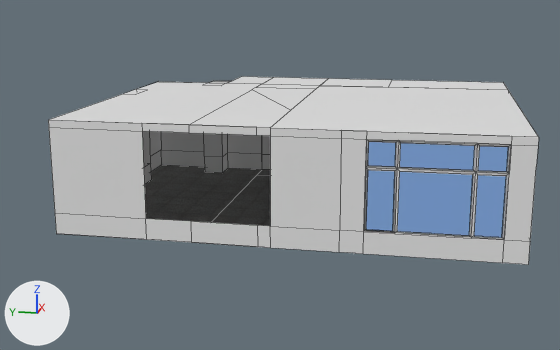
An edit to the FBX model Assets/Prefabs/Aula 203.fbx, drawn before and after from the same camera.
The view is the same before and after, from a 50 mm lens placed at (-43.4, -9.4, 12.5), pointed at (1.9, -0.4, 1.2). The lights are fixed; the arrows at lower left show +X, +Y and +Z. The first picture is the older version. Mesh edges are drawn as thin lines. Where no turn or scale is listed for an object, it has been applied to the vertices. Vertices at exactly the same position are counted once.

Objects in the first picture: 'Paredes', 'Piso', 'Techo', 'Ventana'.
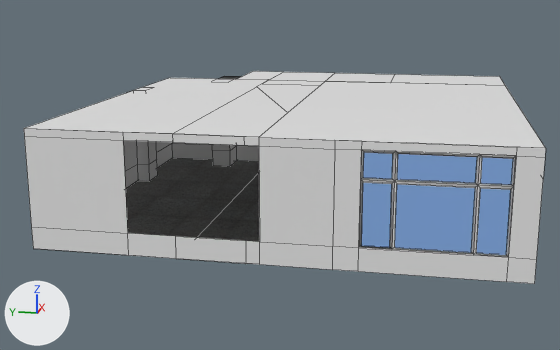
Where the newer file only moved an object's origin or applied its transform, the numbers keep the older frame.

Location of each change, (x1, y1, x2, y2) in pixels of the pictures (560 x 350 px):
```json
{"object": "Paredes", "change": "rescaled, turned", "before": [48, 76, 539, 265], "after": [24, 71, 546, 284]}
{"object": "Techo", "change": "rescaled", "before": [49, 82, 538, 137], "after": [26, 78, 545, 148], "on screen": "6% wider, 27% taller"}
{"object": "Ventana", "change": "moved", "before": [364, 140, 511, 240], "after": [359, 150, 516, 258]}
```

Edits to the scene script, one JSON object a line:
```json
{"block": "me_cube_006", "where": "# used by ob_ventana; location = (0.0, 0.0, 0.0)"}
{"op": "remove", "block": "me_cube_006", "code": "me_cube_006.from_pydata(...)  # 70 vertices, 64 faces; spans x -8.02..-7.91, y -12.87..-6.41, z 1.11..5.57"}
{"op": "add", "block": "me_cube_006", "code": "me_cube_006.from_pydata(...)  # 70 vertices, 64 faces; spans x -10.43..-10.29, y -12.87..-6.41, z 1.11..5.57"}
{"block": "me_cube_006", "change": "me_cube_006 part 1: the whole mesh is scaled about the mesh origin by (1.3, 1, 1)"}
{"block": "me_cube_001", "where": "# used by ob_paredes; location = (0.0, 0.0, 0.0); rotation_euler = (1.571, 0.0, 0.0), in degrees (90, 0, 0); scale = (0.01, 0.01, 0.01)"}
{"op": "remove", "block": "me_cube_001", "code": "me_cube_001.from_pydata(...)  # 172 vertices, 121 faces; spans x -802.0..1220.0, y 0.0..597.0, z -947.0..1401.0"}
{"op": "add", "block": "me_cube_001", "code": "me_cube_001.from_pydata(...)  # 172 vertices, 121 faces; spans x -8.0..12.0, y -14.0..9.0, z 0.0..6.0"}
{"block": "me_cube_001", "change": "me_cube_001 part 2: the whole mesh is turned 90 degrees about the x axis through the mesh origin and scaled by 0.00999"}
{"block": "me_cube_004", "where": "# used by ob_techo; location = (0.0, 0.0, 0.0)"}
{"op": "remove", "block": "me_cube_004", "code": "me_cube_004.from_pydata(...)  # 19 vertices, 5 faces; spans x -8.0..8.1, y -14.0..9.5, z 6.0"}
{"op": "add", "block": "me_cube_004", "code": "me_cube_004.from_pydata(...)  # 19 vertices, 5 faces; spans x -10.4..10.5, y -14.0..9.5, z 6.0"}
{"block": "me_cube_004", "change": "me_cube_004 part 3: the whole mesh is scaled about its middle by (1.3, 1, 1.79)"}
{"op": "set", "path": "ob_paredes.rotation_euler", "old": "(1.571, 0.0, 0.0)", "new": "(0.0, 0.0, 0.0)", "note": "degrees (90, 0, 0) -> degrees (0, 0, 0)"}
{"op": "set", "path": "ob_paredes.scale", "old": "(0.01, 0.01, 0.01)", "new": "(1.3, 1.0, 1.0)"}
```
